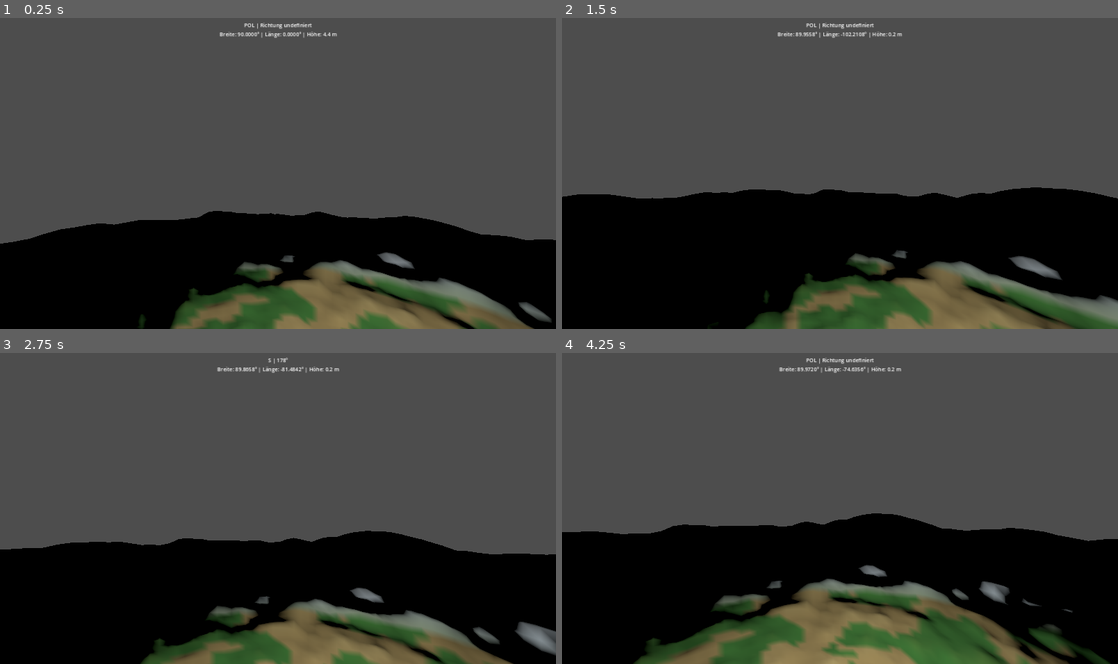
Above: before the commit, frames 1-4 (two rows, left to right).
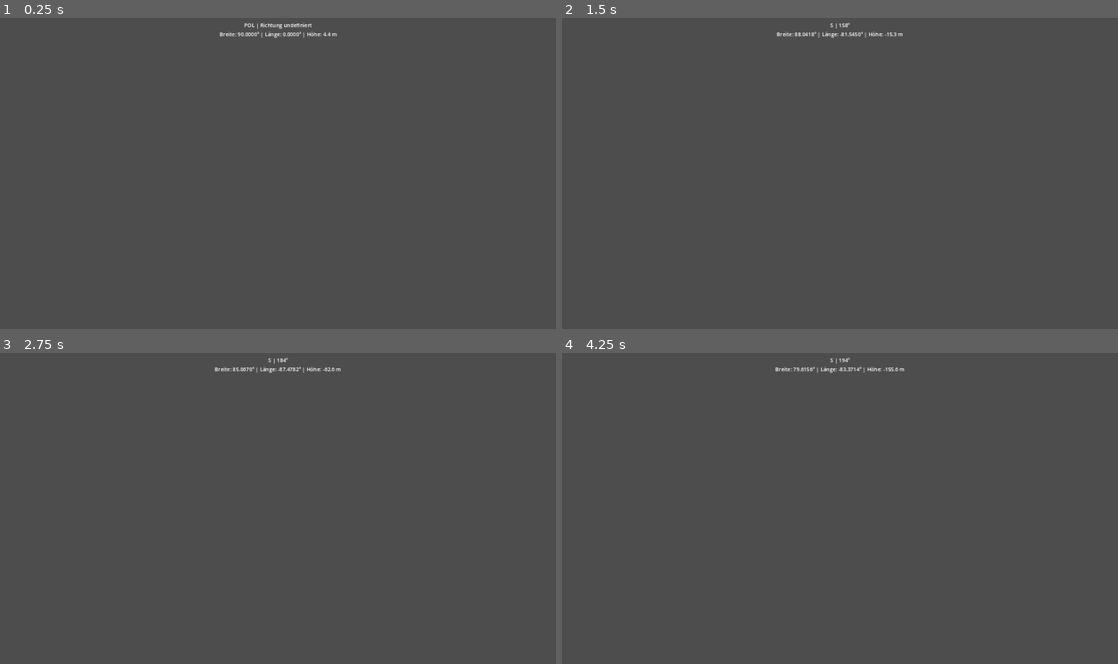
Above: after the commit, the same moments.

Repository: JojoCabana/The-Norloland
Game: Godot game, scene res://main.tscn
Two runs of this game, one before a commit and one after it. Both use one fixed random seed, a clock stepped at 60 frames per second and the inputs below.
Inputs (mouse positions are in pixels of both pictures, inside the frame that each line leads up to):
- Up to frame 1 (0.25 s): no input
- Up to frame 2 (1.5 s): tap Enter at 0.5 s; move the mouse to (867, 170) at 0.52 s; hold W from 0.53 s (still down); tap Space at 0.77 s; move the mouse to (812, 173) at 1.27 s
- Up to frame 3 (2.75 s): keep holding W; tap Space at 1.52 s; move the mouse to (289, 502) at 2.02 s
- Up to frame 4 (4.25 s): keep holding W; move the mouse to (834, 511) at 2.77 s; tap Space at 3.02, 3.77 s; move the mouse to (878, 511) at 3.52 s

The runs differ from the first frame. In frame 1, 33% of the frame differs, in the area x 0-100%, y 62-100%; in frame 2, 43%; in frame 3, 38%; in frame 4, 43%, in the area x 0-100%, y 1-100%.

Commit message:
Reduce mini planet radius to 50m and align player HUD

Diff:
--- a/MiniPlanetDemo/planet.gd
+++ b/MiniPlanetDemo/planet.gd
@@ -1,6 +1,6 @@
 extends StaticBody3D
 ## First milestone: walkable smooth planet. Mesh is NOT YET editable voxel terrain.
-const RADIUS := 250.0
+const RADIUS := 50.0
 const LAT_SEGMENTS := 96
 const LON_SEGMENTS := 192
 
@@ -17,7 +17,7 @@
     _build_planet()
 
 func _height(dir: Vector3) -> float:
-    return RADIUS + terrain_noise.get_noise_3dv(dir * RADIUS) * 6.0 + detail_noise.get_noise_3dv(dir * RADIUS) * 0.9
+    return RADIUS + terrain_noise.get_noise_3dv(dir * RADIUS) * 1.8 + detail_noise.get_noise_3dv(dir * RADIUS) * 0.3
 
 func _color(dir: Vector3, elevation: float) -> Color:
     var latitude := absf(dir.y)
@@ -27,8 +27,8 @@
         return Color(0.58, 0.65, 0.52).lerp(Color(0.87, 0.93, 0.96), (latitude - 0.67) / 0.09)
     var biome := terrain_noise.get_noise_3dv(dir * RADIUS * 0.45)
     if biome > 0.05:
-        return Color(0.60, 0.52, 0.32).lerp(Color(0.72, 0.65, 0.43), clampf(elevation / 6.0, 0.0, 1.0))
-    return Color(0.22, 0.46, 0.18).lerp(Color(0.37, 0.52, 0.22), clampf(elevation / 6.0, 0.0, 1.0))
+        return Color(0.60, 0.52, 0.32).lerp(Color(0.72, 0.65, 0.43), clampf(elevation / 1.8, 0.0, 1.0))
+    return Color(0.22, 0.46, 0.18).lerp(Color(0.37, 0.52, 0.22), clampf(elevation / 1.8, 0.0, 1.0))
 
 func _point(lat: int, lon: int) -> Vector3:
     var phi := PI * float(lat) / float(LAT_SEGMENTS)
